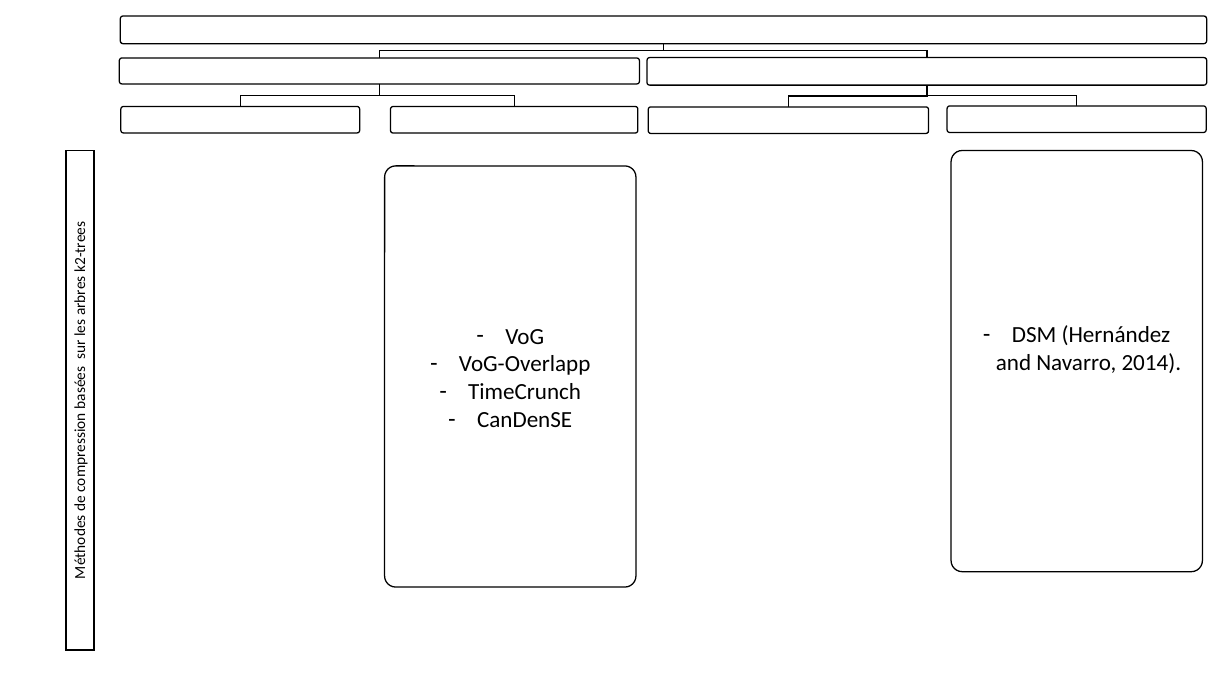
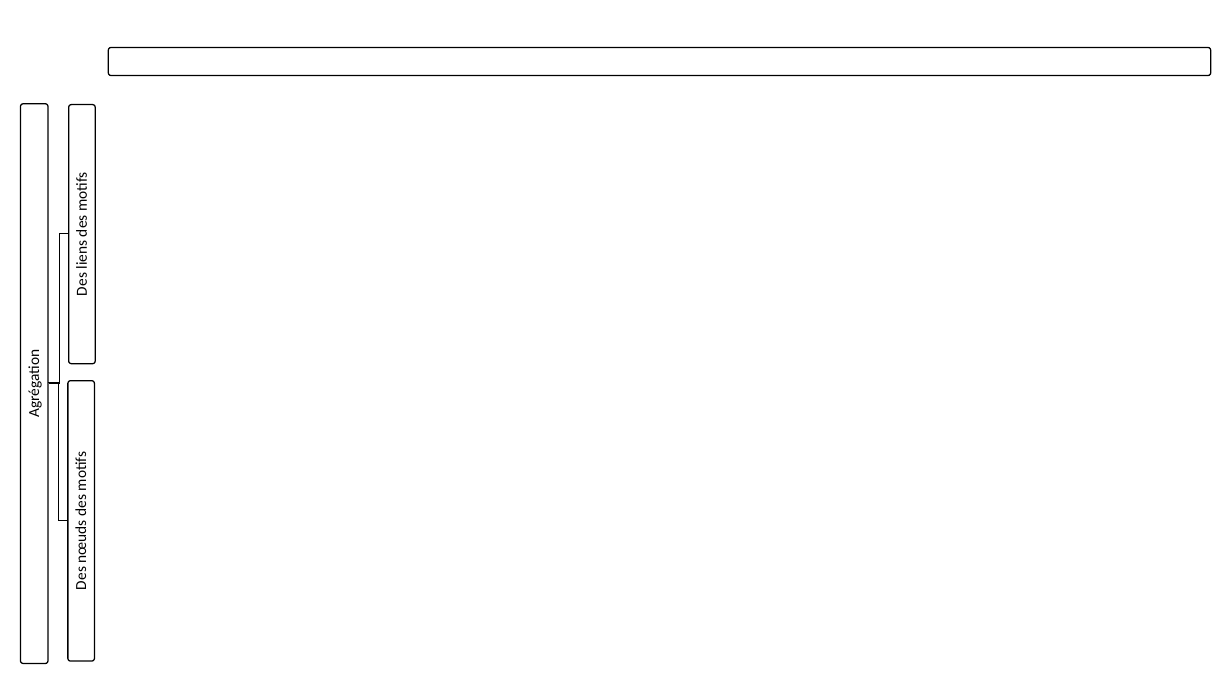
Before and after one commit to GraphCompressionProject/MasterReport, a slide deck: slide 4 of ressources/psd/Présentation1.pptx. Drawn at 1232x693 pixels with LibreOffice and Linux fonts; fonts in the diff are those of the drawing. Boxes give left, top, right and bottom in pixels: in the first picture for what was removed or moved away, otherwise in the second. Text is boxed around its words. In the diff, an @@ line names an element or a change of style, - is before the commit and + after.

```diff
--- a/ressources/psd/Présentation1.pptx
+++ b/ressources/psd/Présentation1.pptx
@@ rounded rectangle: place and size @@
-rounded rectangle at box(120, 16, 1207, 43)
+rounded rectangle at box(108, 47, 1211, 75)
@@ rounded rectangle added at box(20, 104, 48, 664), fill #FFFFFF, outline #000000 1 pt @@
@@ rounded rectangle added at box(69, 105, 96, 364), fill #FFFFFF, outline #000000 1 pt @@
@@ group removed at box(119, 43, 1207, 134): 6 freeform shapes, 6 rounded rectangles @@
@@ rectangle removed at box(66, 151, 94, 651) @@
@@ text added at box(72, 176, 91, 295), 12 pt, text #000000 @@
+Des liens des motifs
@@ rounded rectangle removed at box(384, 166, 636, 588) @@
-– VoG
-– VoG-Overlapp
-– TimeCrunch
-– CanDenSE
@@ rounded rectangle removed at box(951, 151, 1202, 572) @@
-– DSM (Hernández and Navarro, 2014).
@@ freeform shape added at box(49, 234, 70, 384), outline #000000 1 pt @@
@@ text removed at box(70, 228, 89, 577) @@
-Méthodes de compression basées sur les arbres k2-trees
@@ text added at box(25, 357, 44, 416), 12 pt, text #000000 @@
+Agrégation
@@ freeform shape added at box(47, 383, 69, 521), outline #000000 1 pt @@
@@ rounded rectangle added at box(67, 381, 94, 661), fill #FFFFFF, outline #000000 1 pt @@
@@ text added at box(72, 456, 91, 589), 12 pt, text #000000 @@
+Des nœuds des motifs
```
Also in this commit, not shown: 7 other files.
